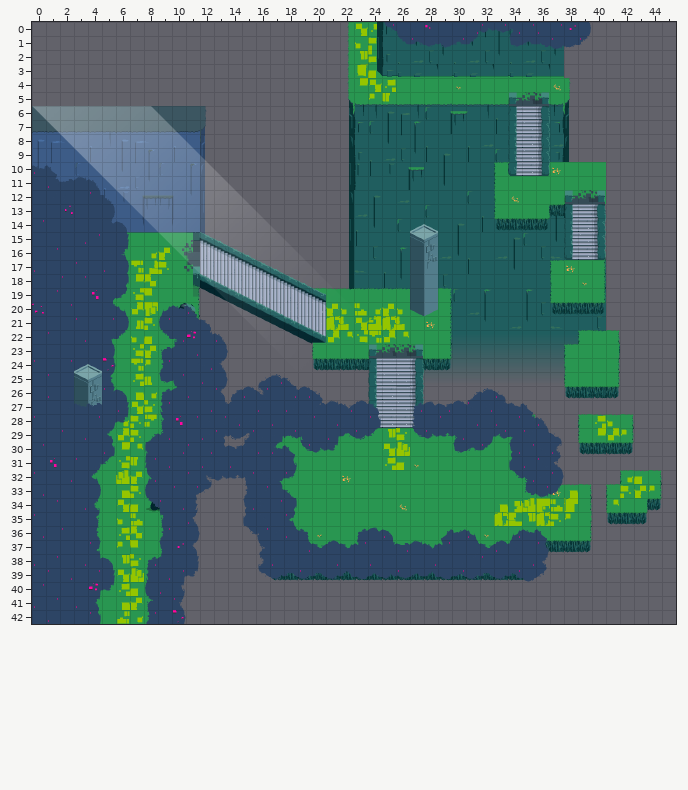
Level history. Tiled map (JSON): deploy/assets/maps/map11.json. Above: the version before the commit.
Cells are 32x32 px. Shown: x 0..45, y 0..42.
New version:
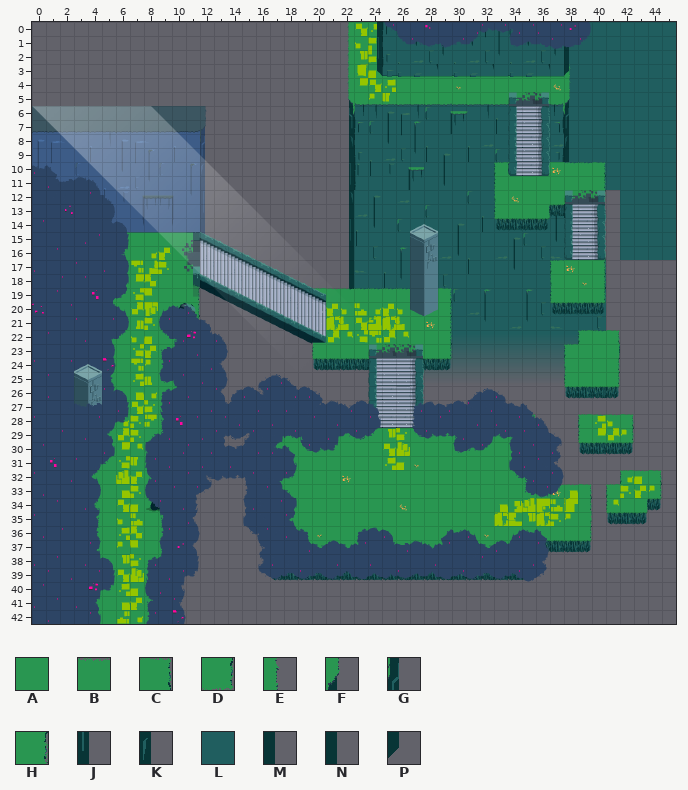
Key: from "tileset": A 20, B 75, C 76, D 76 flipped up-down, E 123 flipped left-right, F 143 flipped left-right, G 163 flipped left-right, H 175, J 183 flipped left-right, K 203 flipped left-right, L 205, M 221 flipped left-right, N 223 flipped left-right, P 281 flipped left-right.
_ is an empty cell, . an unchanged one.
From old to new:
--- layer "BackgroundLayer"
@@ x 38..45 @@
- 0 ._______
- 1 ________
- 2 ________
- 3 ________
- 4 E_______
- 5 F_______
- 6 G_______
- 7 J_______
- 8 K_______
- 9 N_______
-10 ________
-11 ..______
-12 ..A.____
-13 ....____
-14 ....____
-15 ....____
-16 ....____
+ 0 .LLLLLLL
+ 1 LLLLLLLL
+ 2 LLLLLLLL
+ 3 LLLLLLLL
+ 4 LLLLLLLL
+ 5 LLLLLLLL
+ 6 LLLLLLLL
+ 7 LLLLLLLL
+ 8 LLLLLLLL
+ 9 LLLLLLLL
+10 LLLLLLLL
+11 ..LLLLLL
+12 ..D.LLLL
+13 ....LLLL
+14 ....LLLL
+15 ....LLLL
+16 ....LLLL
--- layer "DetailBackgroundLayer"
@@ x 38..40 @@
- 1 _..
- 2 _..
- 3 _..
- 4 _..
- 5 _..
- 6 _..
- 7 _..
- 8 _..
- 9 _..
-10 AAA
-11 ..A
+ 1 M..
+ 2 M..
+ 3 E..
+ 4 E..
+ 5 F..
+ 6 G..
+ 7 J..
+ 8 K..
+ 9 N..
+10 BBC
+11 ..H
--- layer "ForegroundLayer"
@@ x 38..38 @@
- 3 _
+ 3 P
Boxes around the changes in both pictures, in picture pixels (x1, y1, x2, y2):
changed: (564, 22, 676, 260)
